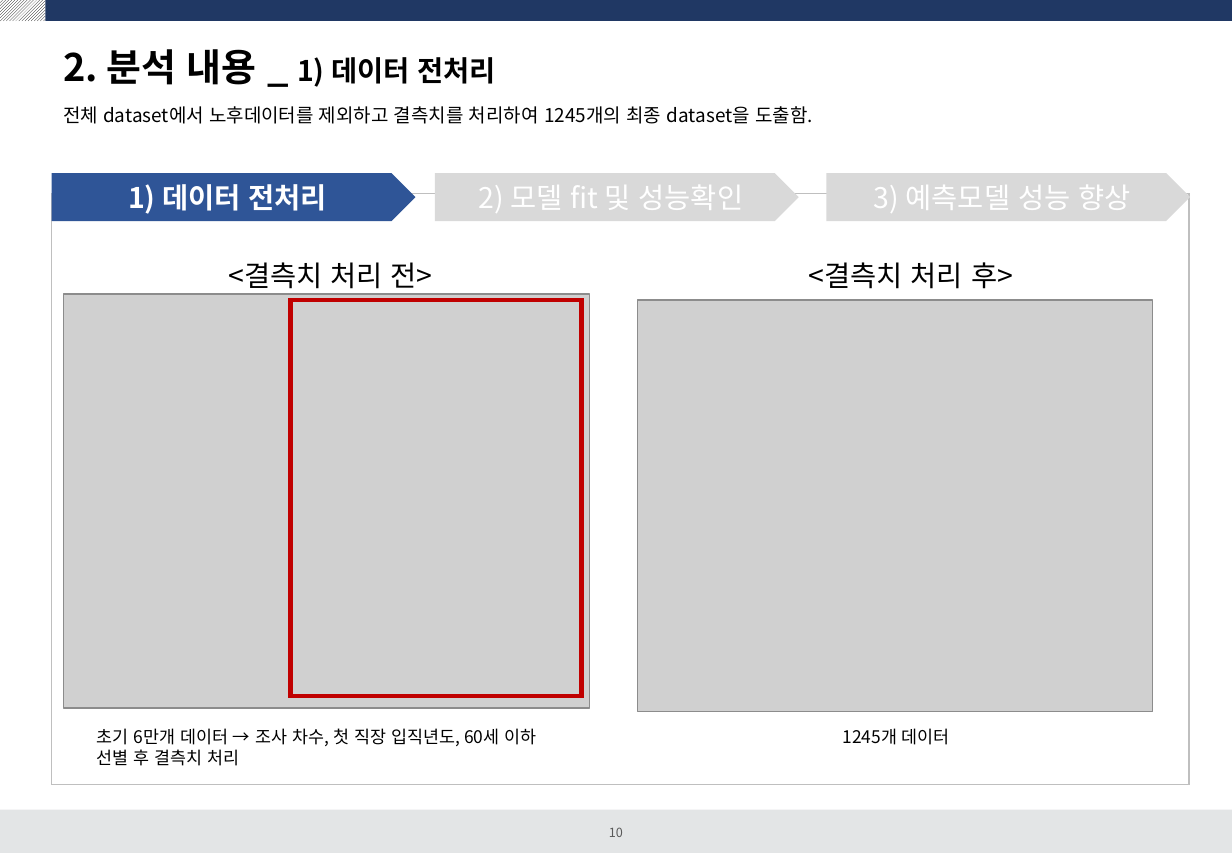
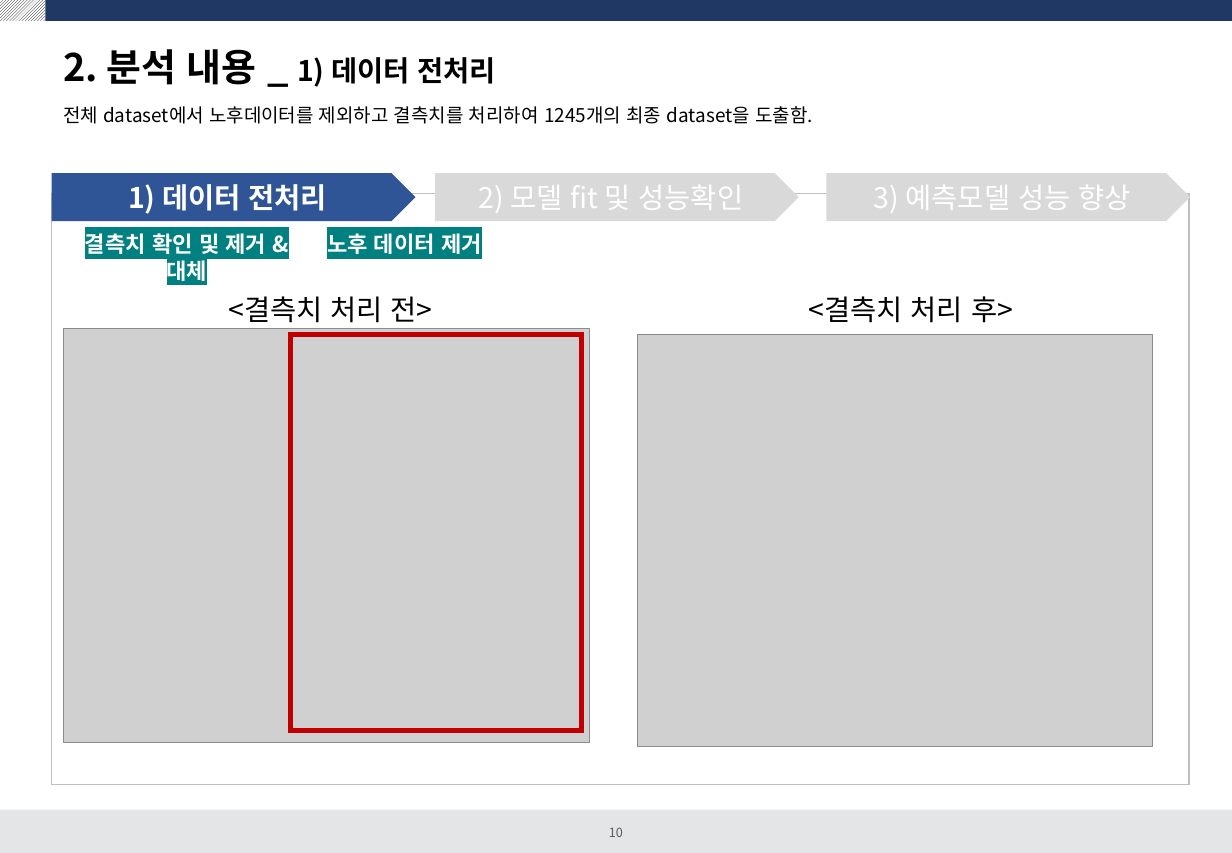
Before and after one commit to dss-14th/Regression_3_project, a slide deck: slide 10 of 여성임금 예측프로젝트.pptx. Drawn at 1232x853 pixels with LibreOffice and Linux fonts; fonts in the diff are those of the drawing; grey boxes stand for pictures. Boxes give left, top, right and bottom in pixels: in the first picture for what was removed or moved away, otherwise in the second. Text is boxed around its words. In the diff, an @@ line names an element or a change of style, - is before the commit and + after.

```diff
--- a/여성임금 예측프로젝트.pptx
+++ b/여성임금 예측프로젝트.pptx
@@ text added at (x1=85, y1=233, x2=267, y2=284), 14 pt, text #FFFFFF, bold @@
+결측치 확인 및 제거 & 대체
@@ text added at (x1=327, y1=233, x2=482, y2=254), 14 pt, text #FFFFFF, bold @@
+노후 데이터 제거
@@ 2 pictures, 2 texts, 1 rectangle moved together from (x1=64, y1=262, x2=1154, y2=712) to (x1=64, y1=296, x2=1154, y2=746) @@
@@ text removed at (x1=96, y1=728, x2=536, y2=766) @@
-초기 6만개 데이터 → 조사 차수, 첫 직장 입직년도, 60세 이하 선별 후 결측치 처리
@@ text removed at (x1=842, y1=728, x2=950, y2=745) @@
-1245개 데이터
```
Also in this commit, not shown: 4 other slides changed, 4 slides added, 1 slide removed, 4 other files.
